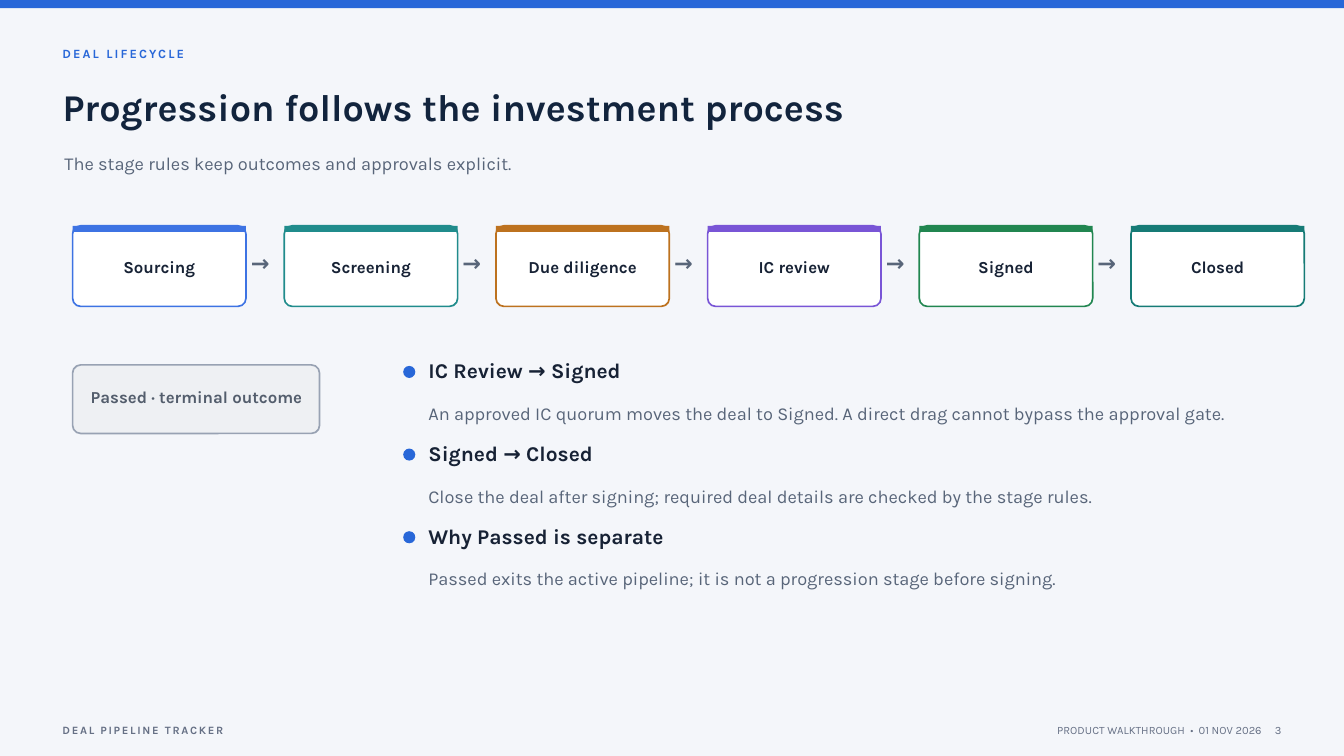
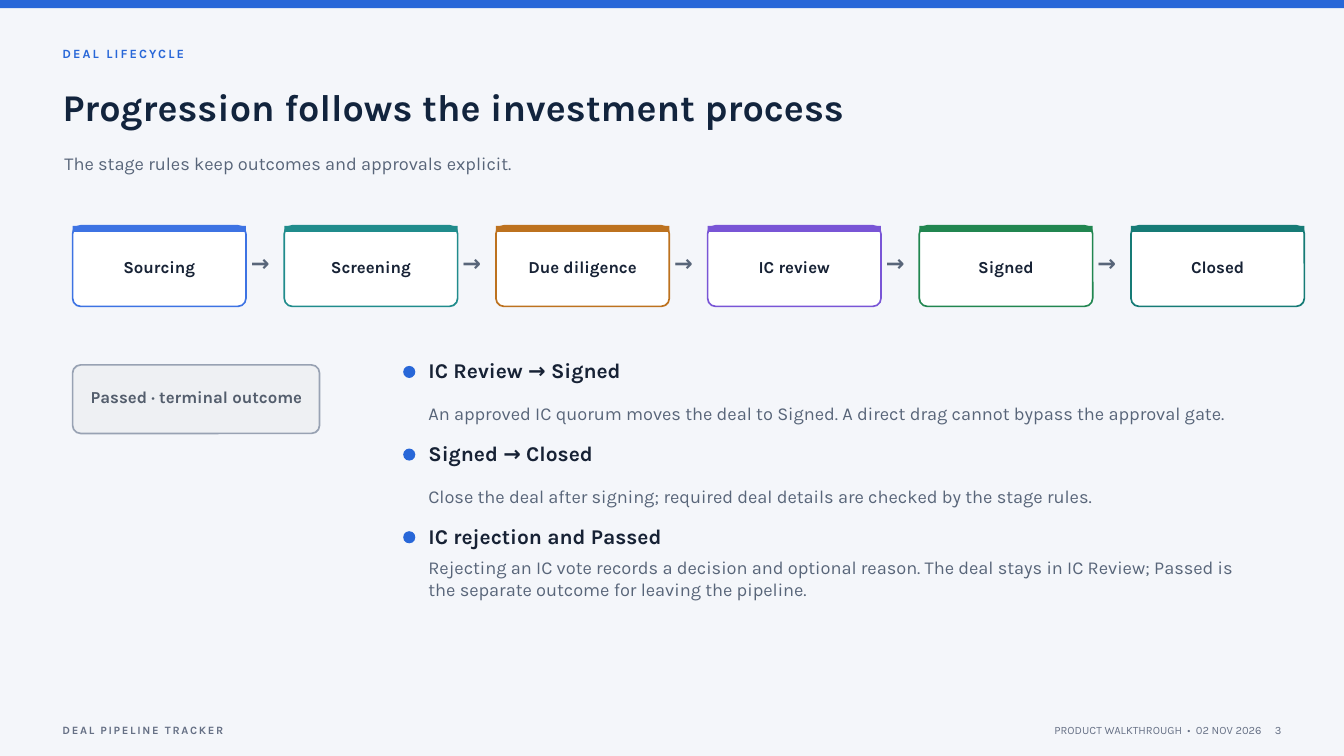
Before and after one commit to blaquetribe/deal-pipeline-tracker, a slide deck: slide 3 of docs/presentation/deal-pipeline-tracker-walkthrough.pptx. Drawn at 1344x756 pixels with LibreOffice and Linux fonts; fonts in the diff are those of the drawing. Boxes give left, top, right and bottom in pixels: in the first picture for what was removed or moved away, otherwise in the second. Text is boxed around its words. In the diff, an @@ line names an element or a change of style, - is before the commit and + after.

```diff
--- a/docs/presentation/deal-pipeline-tracker-walkthrough.pptx
+++ b/docs/presentation/deal-pipeline-tracker-walkthrough.pptx
@@ text at bbox=[428, 529, 662, 550]: text changed @@
-Why Passed is separate
+IC rejection and Passed
@@ text at bbox=[428, 561, 1233, 601]: text changed @@
-Passed exits the active pipeline; it is not a progression stage before signing.
+Rejecting an IC vote records a decision and optional reason. The deal stays in IC Review; Passed is the separate outcome for leaving the pipeline.
@@ text at bbox=[1054, 727, 1282, 734]: text changed @@
-PRODUCT WALKTHROUGH • 01 NOV 2026 3
+PRODUCT WALKTHROUGH • 02 NOV 2026 3
```
Also in this commit, not shown: 12 other slides changed, 33 other files.
